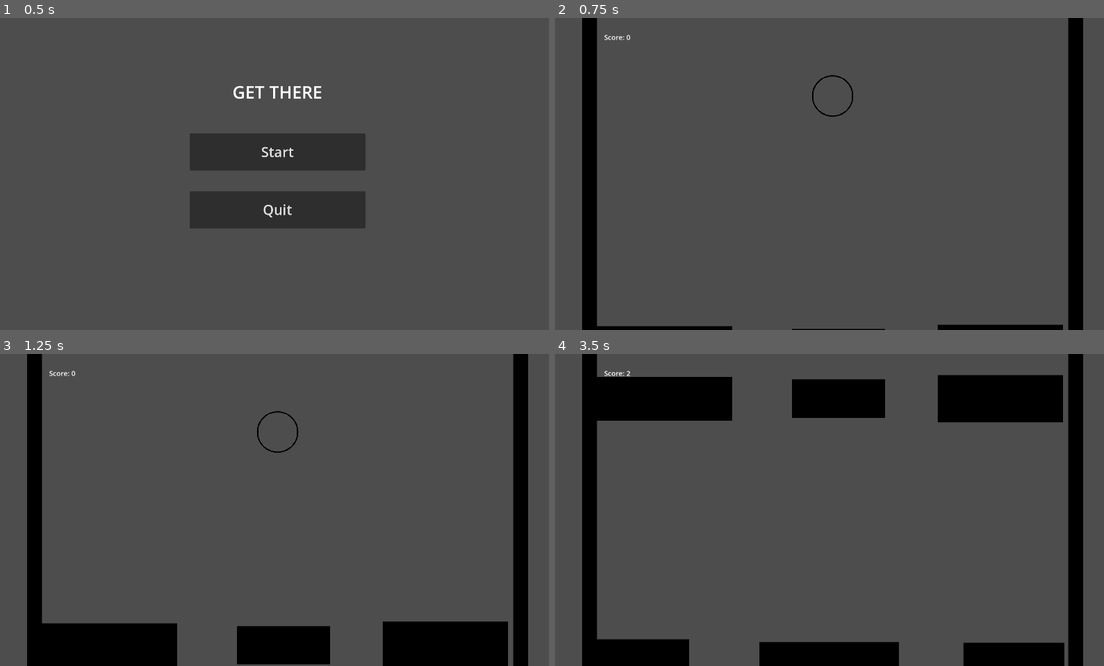
Above: before the commit, frames 1-4 (two rows, left to right).
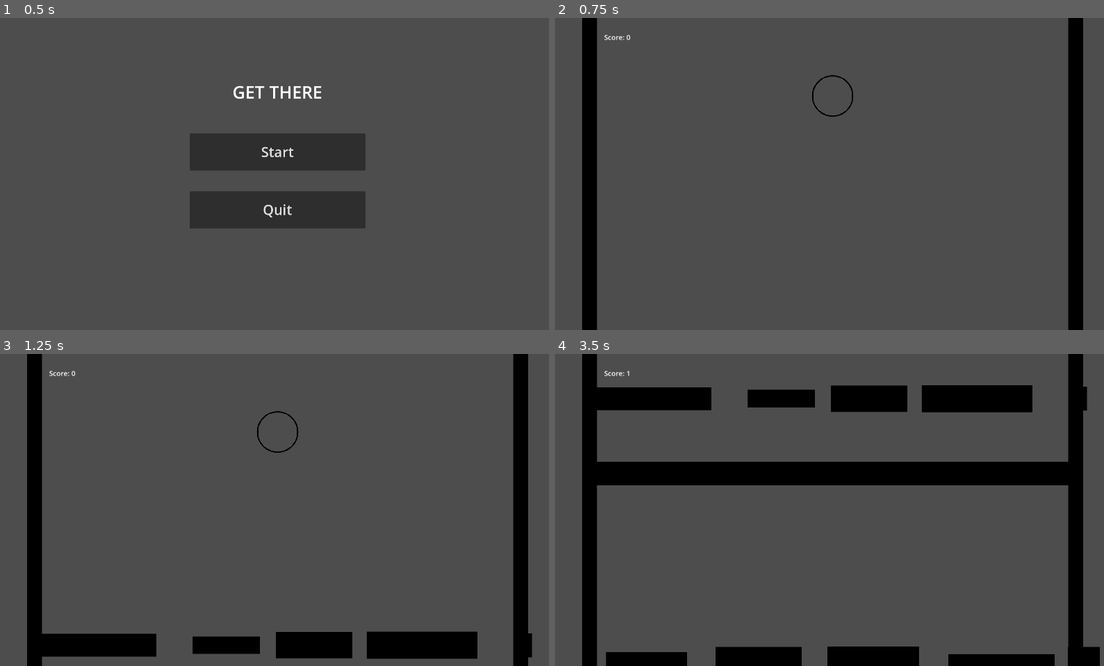
Above: after the commit, the same moments.

Repository: kylietmo/gmtk-2024-game
Game: Godot game, scene res://menus/start_screen/start_screen.tscn
Two runs of this game, one before a commit and one after it. Both use one fixed random seed, a clock stepped at 60 frames per second and the inputs below. Sound files missing from this copy of the repository are replaced by a short silence.
Inputs:
- Up to frame 1 (0.5 s): no input
- Up to frame 2 (0.75 s): click "Start" at 0.5 s
- Up to frame 3 (1.25 s): no input
- Up to frame 4 (3.5 s): hold D (right) 1.28-2.03 s; tap 3 (size_large) at 1.35, 2.85 s; hold A (left) 2.03-2.78 s; tap 1 (size_small) at 2.1 s; hold D (right) from 2.78 s (still down)

Frame 1 is identical in both runs. In frame 2, 0.8% of the frame differs, in the area x 7-93%, y 98-100%; in frame 3, 5.9%; in frame 4, 16%, in the area x 7-100%, y 5-100%.

Commit message:
Player sizing globally

Diff:
--- a/src/entities/player/player.gd
+++ b/src/entities/player/player.gd
@@ -5,15 +5,12 @@
 @export var ACCELERATION = Globals.IN_BOUNDS_WIDTH / 5
 @export var DECELERATION = Globals.IN_BOUNDS_WIDTH / 5
 @export var PLAYER_SIZE = Globals.IN_BOUNDS_WIDTH / 25
-@export var LARGE_SIZE_SCALE = 1.75 * Globals.IN_BOUNDS_WIDTH / 1980
-@export var MEDIUM_SIZE_SCALE = 1.0 * Globals.IN_BOUNDS_WIDTH / 1980
-@export var SMALL_SIZE_SCALE = 0.15 * Globals.IN_BOUNDS_WIDTH / 1980
 @export var SIZE_TRANSITION_DURATION = 0.1
 @export var SIZE_CHANGE_DURATION = 0.25
 
-var LARGE_SCALE_VEC = Vector2(LARGE_SIZE_SCALE, LARGE_SIZE_SCALE)
-var MEDIUM_SCALE_VEC = Vector2(MEDIUM_SIZE_SCALE, MEDIUM_SIZE_SCALE)
-var SMALL_SCALE_VEC = Vector2(SMALL_SIZE_SCALE, SMALL_SIZE_SCALE)
+var LARGE_SCALE_VEC = Vector2(Globals.LARGE_SIZE_SCALE, Globals.LARGE_SIZE_SCALE)
+var MEDIUM_SCALE_VEC = Vector2(Globals.MEDIUM_SIZE_SCALE, Globals.MEDIUM_SIZE_SCALE)
+var SMALL_SCALE_VEC = Vector2(Globals.SMALL_SIZE_SCALE, Globals.SMALL_SIZE_SCALE)
 
 enum sizes {
 	SMALL,
--- a/src/game.gd
+++ b/src/game.gd
@@ -3,10 +3,10 @@
 
 @export var SPEED = - Globals.IN_BOUNDS_HEIGHT / 4
 
-@export var MIN_OBSTACLE_WIDTH = Globals.IN_BOUNDS_WIDTH / 7
-@export var MAX_OBSTACLE_WIDTH = Globals.IN_BOUNDS_WIDTH / 3
-@export var MIN_OBSTACLE_HEIGHT = Globals.IN_BOUNDS_HEIGHT / 10
-@export var MAX_OBSTACLE_HEIGHT = Globals.IN_BOUNDS_HEIGHT / 6
+@export var MIN_OBSTACLE_WIDTH = Globals.IN_BOUNDS_WIDTH / 8
+@export var MAX_OBSTACLE_WIDTH = Globals.IN_BOUNDS_WIDTH / 4
+@export var MIN_OBSTACLE_HEIGHT = Globals.IN_BOUNDS_HEIGHT / 30
+@export var MAX_OBSTACLE_HEIGHT = Globals.IN_BOUNDS_HEIGHT / 10
 
 @export var PROBABILITY_OF_GAP = 0.3
 @export var MIN_SECS_BETWEEN_SPAWNS = 1.0
@@ -30,9 +30,8 @@
 func _ready() -> void:
 	var player_sprite : Sprite2D = player.find_child("Sprite2D")
 	var player_sprite_x = player_sprite.texture.get_size().x
-	MIN_GAP_SIZE = player_sprite_x * 0.5
-	MAX_GAP_SIZE = player_sprite_x * 0.8
-
+	MIN_GAP_SIZE = player_sprite_x * Globals.MEDIUM_SIZE_SCALE * 0.15
+	MAX_GAP_SIZE = player_sprite_x * Globals.MEDIUM_SIZE_SCALE * 0.45
 	Globals.score = 0
 	spawn_barrier_with_gaps()
 
@@ -107,8 +106,7 @@
 	var platform : BreakableObstacle = breakable_obstacle_scene.instantiate()
 
 	var platform_width = Globals.IN_BOUNDS_WIDTH
-
-	var platform_height = randi_range(100, 200)
+	var platform_height = randi_range(MIN_OBSTACLE_HEIGHT, MAX_OBSTACLE_HEIGHT)
 
 	platform.position.y = Globals.IN_BOUNDS_HEIGHT / 2 + OBSTACLE_SPAWN_OFFSET
 
--- a/src/globals.gd
+++ b/src/globals.gd
@@ -16,6 +16,9 @@
 var PLAYER_START_Y = -IN_BOUNDS_HEIGHT / 4
 var LEFT_BARRIER_X = -IN_BOUNDS_WIDTH/2
 var RIGHT_BARRIER_X = IN_BOUNDS_WIDTH/2
+var LARGE_SIZE_SCALE = 1.75 * IN_BOUNDS_WIDTH / 1980
+var MEDIUM_SIZE_SCALE = 1.0 * IN_BOUNDS_WIDTH / 1980
+var SMALL_SIZE_SCALE = 0.15 * IN_BOUNDS_WIDTH / 1980
 
 func _ready():
 	SCREEN_WIDTH = get_window().size.x
@@ -26,3 +29,6 @@
 	PLAYER_START_Y = -IN_BOUNDS_HEIGHT / 4
 	LEFT_BARRIER_X = -IN_BOUNDS_WIDTH/2
 	RIGHT_BARRIER_X = IN_BOUNDS_WIDTH/2
+	LARGE_SIZE_SCALE = 1.75 * IN_BOUNDS_WIDTH / 1980
+	MEDIUM_SIZE_SCALE = 1.0 * IN_BOUNDS_WIDTH / 1980
+	SMALL_SIZE_SCALE = 0.15 * IN_BOUNDS_WIDTH / 1980
